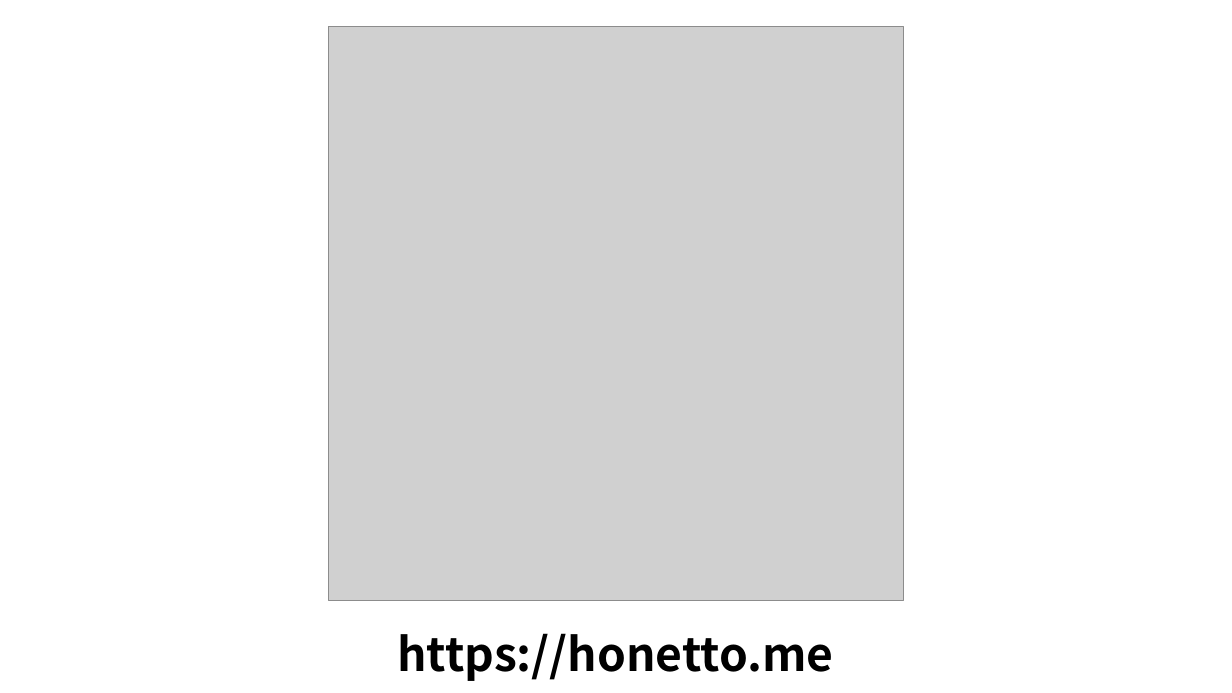
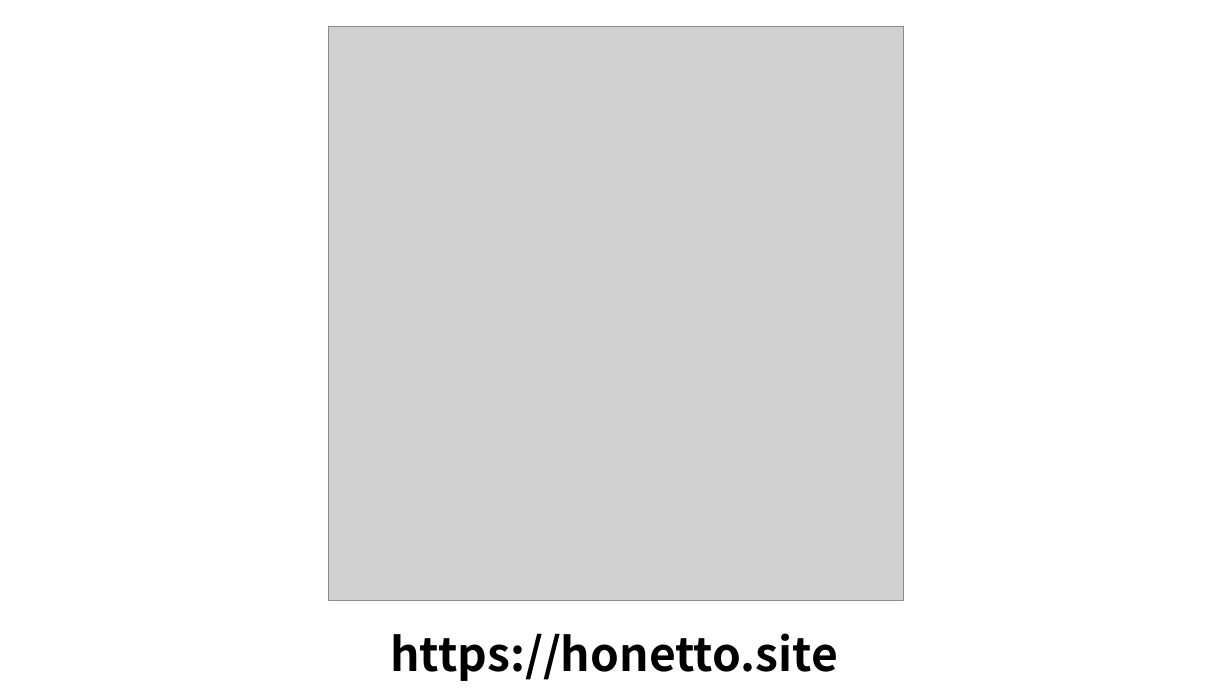
Before and after one commit to c0b23048bf/honetto, a slide deck: slide 8 of 発表資料_vol1.pptx (slide 9 before the commit). Drawn at 1232x693 pixels with LibreOffice and Linux fonts; fonts in the diff are those of the drawing; grey boxes stand for pictures. Boxes give left, top, right and bottom in pixels: in the first picture for what was removed or moved away, otherwise in the second. Text is boxed around its words. In the diff, an @@ line names an element or a change of style, - is before the commit and + after.

```diff
--- a/発表資料_vol1.pptx
+++ b/発表資料_vol1.pptx
@@ text at box(390, 633, 837, 681): text changed @@
-https://honetto.me
+https://honetto.site
```
Also in this commit, not shown: 1 other slide changed, 11 other files.
